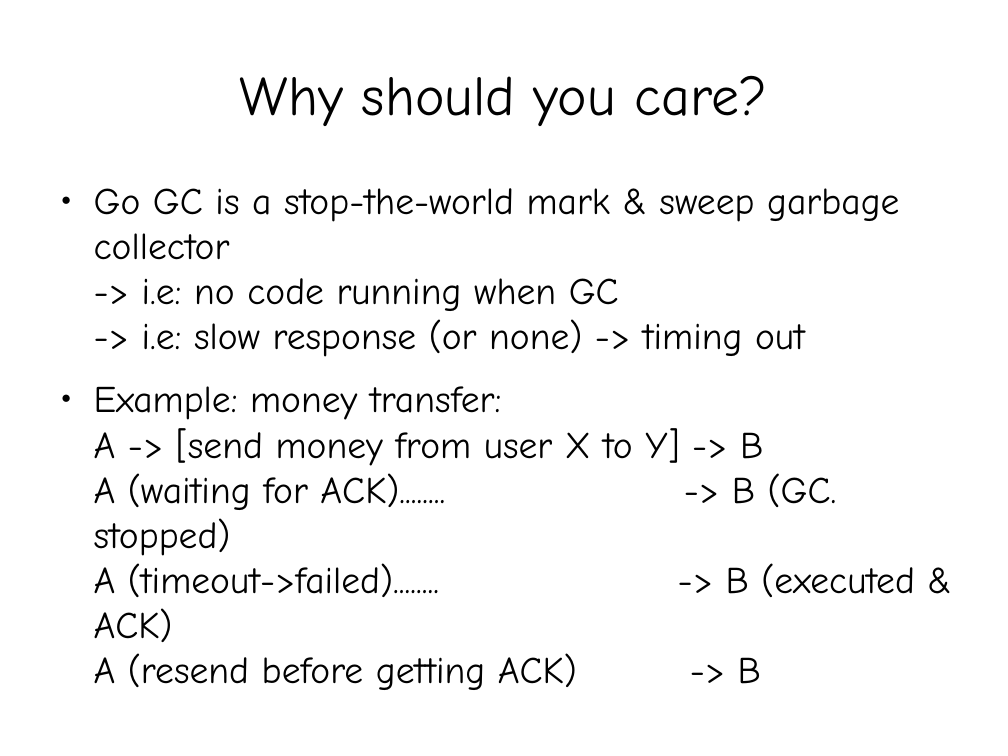
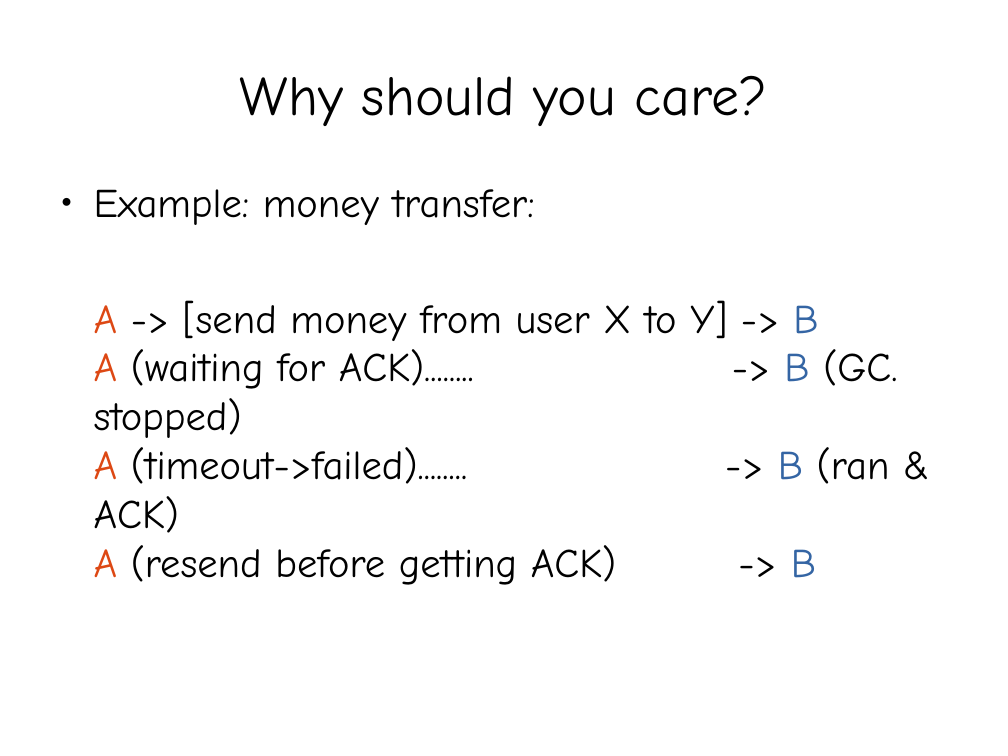
Before and after one commit to exklamationmark/talks, a slide deck: slide 13 of singapore_gophers_apr_2015/talk.odp (slide 11 before the commit). Drawn at 1008x756 pixels with LibreOffice and Linux fonts; fonts in the diff are those of the drawing. Boxes give left, top, right and bottom in pixels: in the first picture for what was removed or moved away, otherwise in the second. Text is boxed around its words. In the diff, an @@ line names an element or a change of style, - is before the commit and + after.

Commit message:
new slides

```diff
--- a/singapore_gophers_apr_2015/talk.odp
+++ b/singapore_gophers_apr_2015/talk.odp
@@ text at [94,189,897,585]: text changed; size 29.6 to 32 pt @@
-● Go GC is a stop-the-world mark & sweep garbage collector
-  -> i.e: no code running when GC
-  -> i.e: slow response (or none) -> timing out
-● Example: money transfer:
-  A -> [send money from user X to Y] -> B
-  A (waiting for ACK)........ -> B (GC. stopped)
-  A (timeout->failed)........ -> B (executed & ACK)
-  A (resend before getting ACK) -> B
+● Example: money transfer:
+A -> [send money from user X to Y] -> B
+A (waiting for ACK)........ -> B (GC. stopped)
+A (timeout->failed)........ -> B (ran & ACK)
+A (resend before getting ACK) -> B
```
Also in this commit, not shown: 9 other slides changed, 2 slides added, 8 other files.
